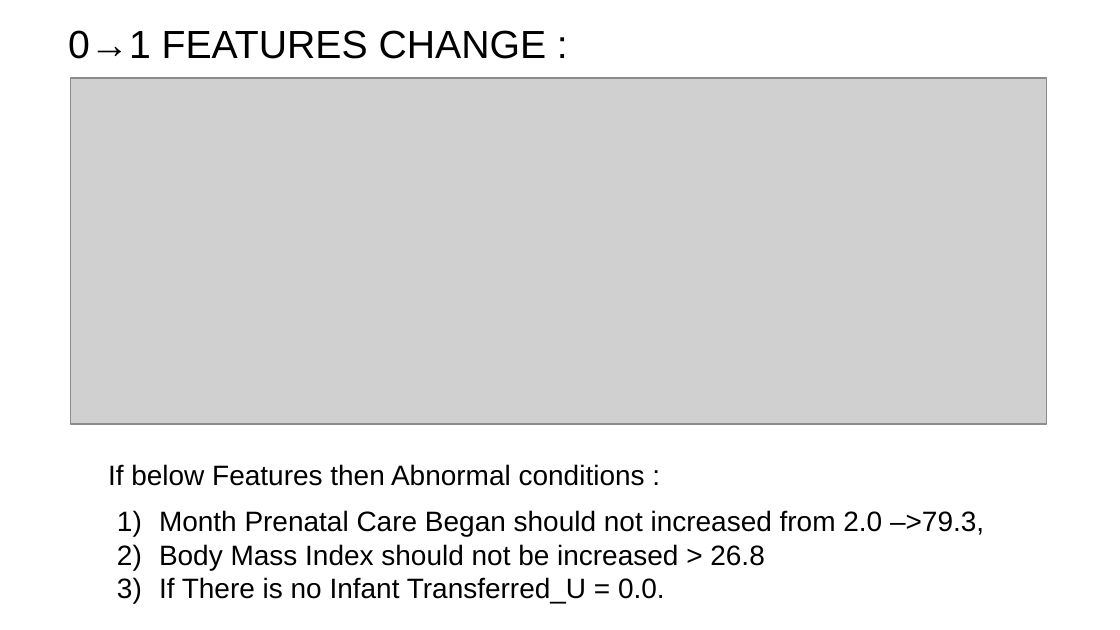
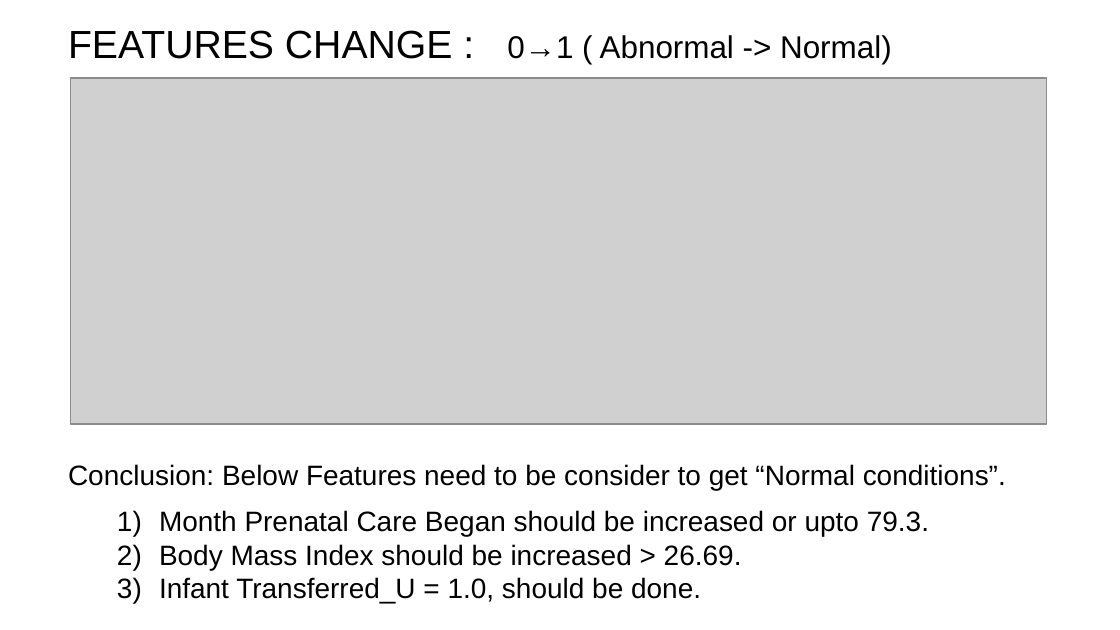
Before and after one commit to Udgata-ML/CDC-Data-CounterFactual, a slide deck: slide 11 of results/CDC Dataset CFs Partial RESULTS.pptx (slide 13 before the commit). Drawn at 1120x630 pixels with LibreOffice and Linux fonts; fonts in the diff are those of the drawing; grey boxes stand for pictures. Boxes give left, top, right and bottom in pixels: in the first picture for what was removed or moved away, otherwise in the second. Text is boxed around its words. In the diff, an @@ line names an element or a change of style, - is before the commit and + after.

```diff
--- a/results/CDC Dataset CFs Partial RESULTS.pptx
+++ b/results/CDC Dataset CFs Partial RESULTS.pptx
@@ title at (68,30,892,64): text changed; size 25.2 to 20.2 pt @@
-0→1 FEATURES CHANGE :
+FEATURES CHANGE : 0→1 ( Abnormal -> Normal)
@@ text at (68,464,1006,490): text changed @@
-If below Features then Abnormal conditions :
+Conclusion: Below Features need to be consider to get “Normal conditions”.
@@ text at (159,510,929,603): text changed @@
-1) Month Prenatal Care Began should not increased from 2.0 –>79.3,
-2) Body Mass Index should not be increased > 26.8
-3) If There is no Infant Transferred_U = 0.0.
+1) Month Prenatal Care Began should be increased or upto 79.3.
+2) Body Mass Index should be increased > 26.69.
+3) Infant Transferred_U = 1.0, should be done.
```
Also in this commit, not shown: 9 other slides changed, 1 other file.
